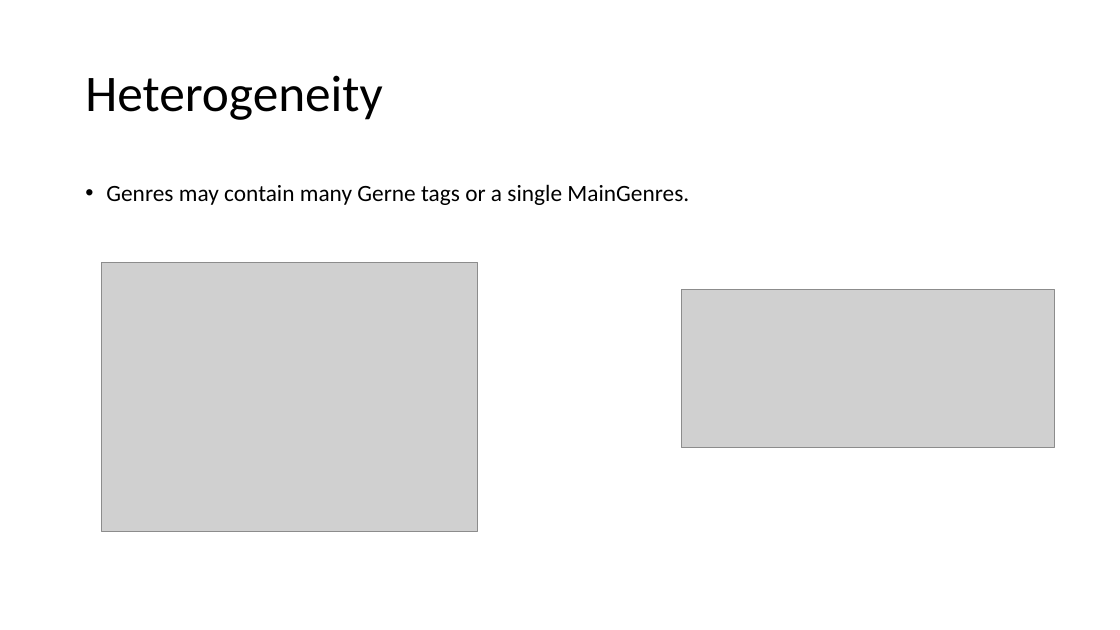
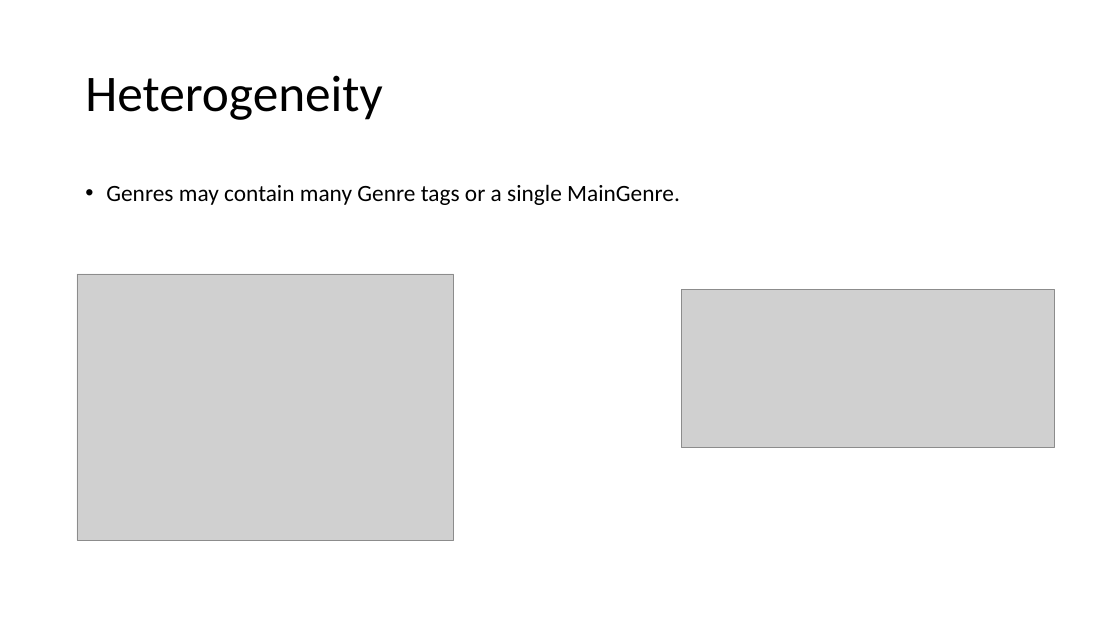
Before and after one commit to akhiln28/ontology_assignment1, a slide deck: slide 9 of presentation.pptx. Drawn at 1120x630 pixels with LibreOffice and Linux fonts; fonts in the diff are those of the drawing; grey boxes stand for pictures. Boxes give left, top, right and bottom in pixels: in the first picture for what was removed or moved away, otherwise in the second. Text is boxed around its words. In the diff, an @@ line names an element or a change of style, - is before the commit and + after.

Commit message:
final presentation

```diff
--- a/presentation.pptx
+++ b/presentation.pptx
@@ text at (106,184,680,205): text changed @@
-• Genres may contain many Gerne tags or a single MainGenres.
+• Genres may contain many Genre tags or a single MainGenre.
@@ picture: place and size @@
-picture at (102,262,478,531)
+picture at (77,274,454,540)
```
Also in this commit, not shown: 4 other slides changed, 2 slides added, 2 slides removed, 2 other files.
